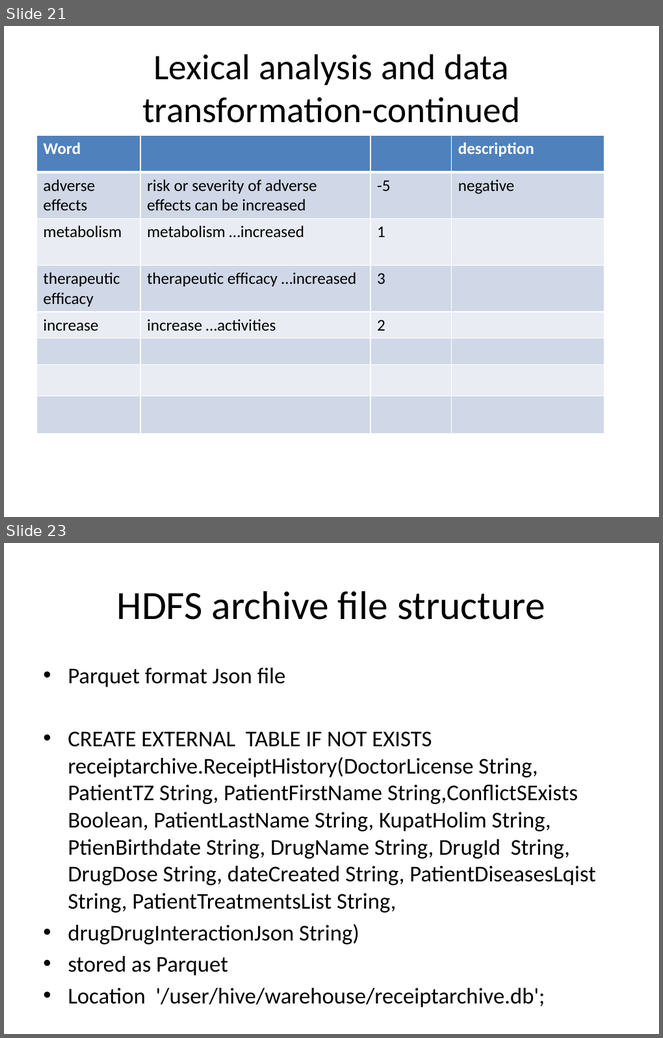
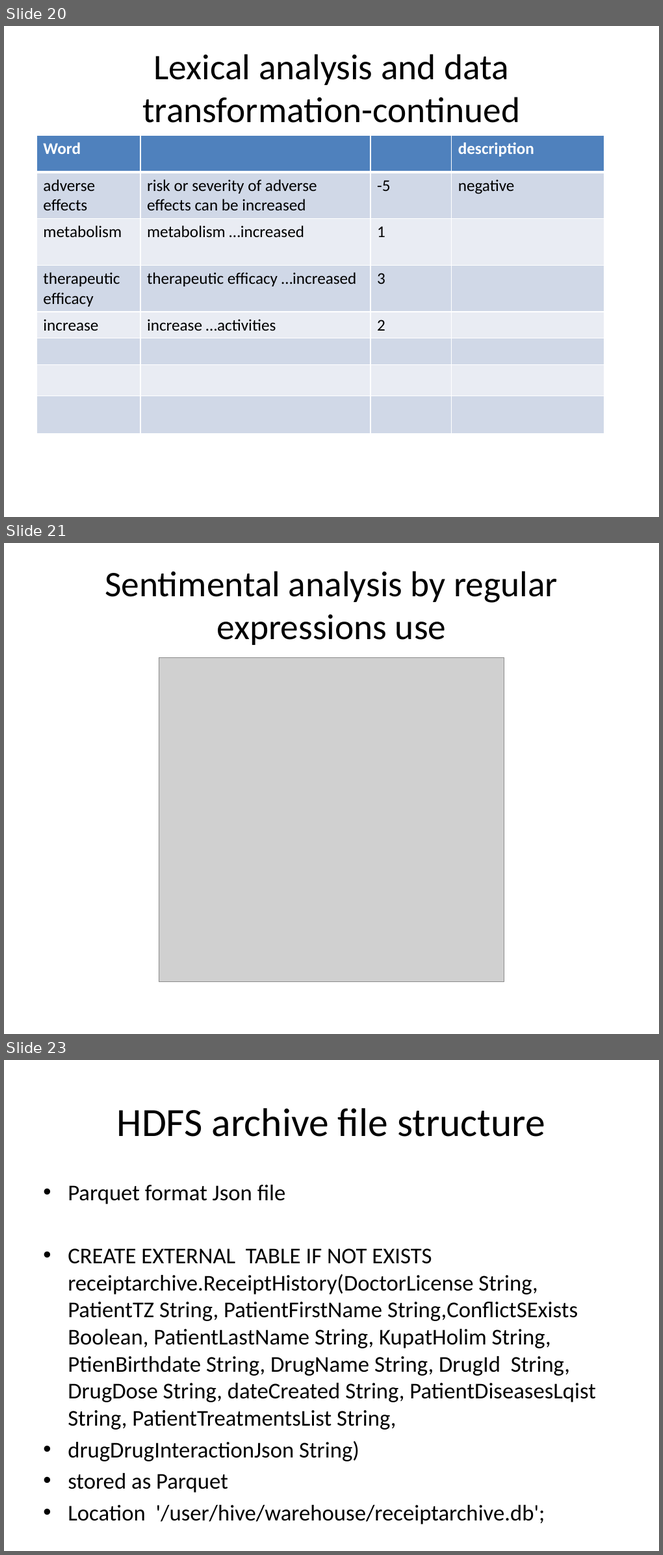
Before and after one commit to katkovOlga/nayaProject, a slide deck: FinalProject.pptx. Shown one above the other, each under a label of ours: slides 21 and 23 before the commit, slides 20, 21 and 23 after it; the slides between them are not shown. The pictures are 663x1038 and 663x1555 pixels, drawn with LibreOffice and Linux fonts; fonts in the diff are those of the drawing; grey boxes stand for pictures. Boxes give left, top, right and bottom in pixels: in the first picture for what was removed or moved away, otherwise in the second. Text is boxed around its words. In the diff, an @@ line names an element or a change of style, - is before the commit and + after.

```diff
--- a/FinalProject.pptx
+++ b/FinalProject.pptx
@@ slide 21 added at bbox=[4, 543, 659, 1034], background #FFFFFF @@
@@ title added at bbox=[105, 571, 558, 645], 39.6 pt, text #000000 @@
+Sentimental analysis by regular expressions use
@@ picture added at bbox=[159, 657, 504, 982] @@
@@ what was slide 21 is now slide 20 @@
```
Also in this commit, not shown: 8 slides changed, 1 slide removed, 6 other files.
